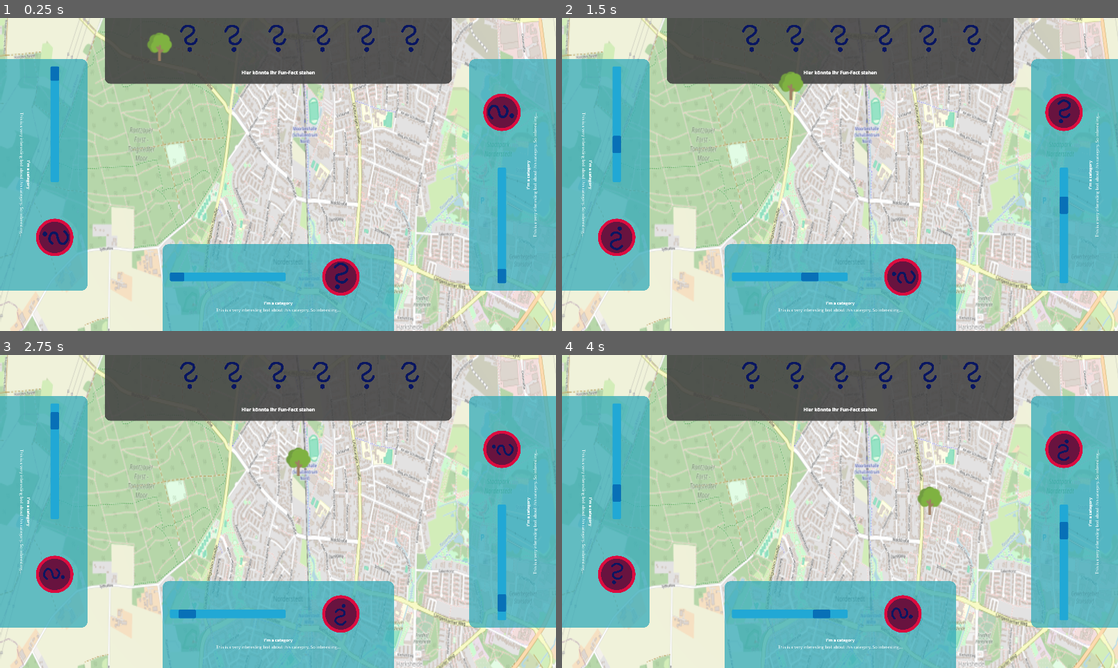
Above: before the commit, frames 1-4 (two rows, left to right).
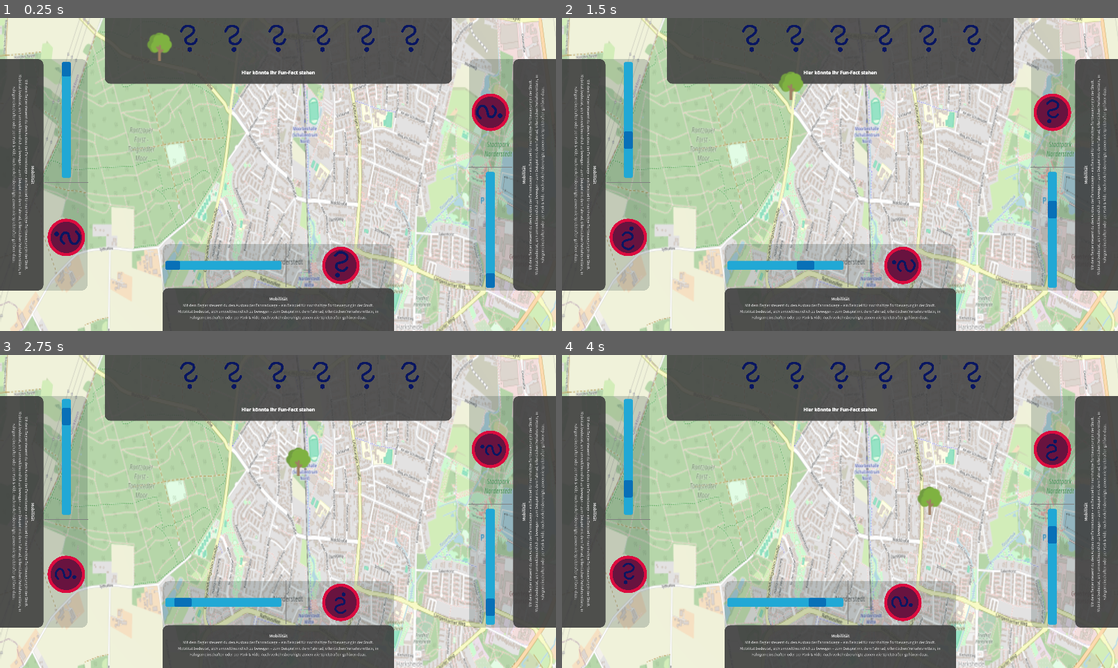
Above: after the commit, the same moments.

Repository: jlddorf/CrossInnovationClass25Norderstedt
Game: Godot game, scene res://scenes/map.tscn
The game is run twice, just before and just after one commit, with the same random seed, the same clock (stepped at 60 frames per second) and the same inputs.
Inputs (mouse positions are in pixels of both pictures, inside the frame that each line leads up to):
- Up to frame 1 (0.25 s): no input
- Up to frame 2 (1.5 s): click (901, 277) at 0.52 s; click (901, 277) at 1.27 s
- Up to frame 3 (2.75 s): click (339, 614) at 2.02 s
- Up to frame 4 (4 s): no input

The runs differ from the first frame. In frame 1, 34% of the frame differs, in the area x 0-100%, y 13-100%; in frame 2, 34%; in frame 3, 34%; in frame 4, 34%.

Commit message:
change font settings

Diff:
--- a/project.godot
+++ b/project.godot
@@ -33,6 +33,7 @@
 
 window/size/viewport_width=1920
 window/size/viewport_height=1080
+window/size/mode=3
 window/stretch/mode="viewport"
 window/stretch/aspect="expand"
 
--- a/ui/playerContainer.tscn
+++ b/ui/playerContainer.tscn
@@ -6,6 +6,11 @@
 [ext_resource type="Script" uid="uid://d2jkeiqffeqoy" path="res://ui/station_Button.gd" id="4_fysbn"]
 [ext_resource type="Theme" uid="uid://230ma3pcldq4" path="res://ui/ueTheme.tres" id="5_mcqbd"]
 [ext_resource type="Script" uid="uid://cewmmmceh1goa" path="res://ui/amountProgress.gd" id="6_mog01"]
+
+[sub_resource type="StyleBoxFlat" id="StyleBoxFlat_j2y57"]
+bg_color = Color(0.243137, 0.243137, 0.243137, 0.882353)
+corner_radius_top_left = 20
+corner_radius_top_right = 20
 
 [node name="PlayerContainer" type="MarginContainer"]
 size_flags_horizontal = 4
@@ -88,13 +93,30 @@
 stretch_mode = 0
 script = ExtResource("4_fysbn")
 
-[node name="RichTextLabel" type="RichTextLabel" parent="VBoxContainer/Panel/VBoxContainer"]
-custom_minimum_size = Vector2(500, 70)
+[node name="Panel" type="Panel" parent="VBoxContainer/Panel/VBoxContainer"]
+custom_minimum_size = Vector2(800, 150)
 layout_mode = 2
+theme_override_styles/panel = SubResource("StyleBoxFlat_j2y57")
+
+[node name="RichTextLabel" type="RichTextLabel" parent="VBoxContainer/Panel/VBoxContainer/Panel"]
+custom_minimum_size = Vector2(700, 100)
+layout_mode = 1
+anchors_preset = 8
+anchor_left = 0.5
+anchor_top = 0.5
+anchor_right = 0.5
+anchor_bottom = 0.5
+offset_left = -350.0
+offset_top = -50.0
+offset_right = 350.0
+offset_bottom = 50.0
+grow_horizontal = 2
+grow_vertical = 2
 size_flags_horizontal = 4
 size_flags_vertical = 4
+theme_override_font_sizes/normal_font_size = 14
 bbcode_enabled = true
-text = "[b]I'm a category[/b]
-This is a very interesting text about this category. So interesting..."
-fit_content = true
+text = "[b]Mobilität[/b]
+Mit dem Regler steuerst du den Ausbau der Fahrradwege – ein Beispiel für nachhaltige Fortbewegung in der Stadt.
+Mobilität bedeutet, sich umweltfreundlich zu bewegen – zum Beispiel mit dem Fahrrad, öffentlichen Verkehrsmitteln, in Fahrgemeinschaften oder per Park & Ride. Auch verkehrsberuhigte Zonen wie Spielstraßen gehören dazu."
 horizontal_alignment = 1
--- a/ui/player_container.gd
+++ b/ui/player_container.gd
@@ -5,6 +5,7 @@
 
 @onready var placed_amount_bar: AmountProgress = $VBoxContainer/Panel/VBoxContainer/HBoxContainer/MarginContainer2/PlacedAmountBar
 @onready var item_display: ItemDisplay = $VBoxContainer/Panel/VBoxContainer/HBoxContainer/MarginContainer/ItemDisplay
+
 
 func changeValue(target: float):
 	placed_amount_bar.changeValue(target)
--- a/ui/ueTheme.tres
+++ b/ui/ueTheme.tres
@@ -4,7 +4,7 @@
 [ext_resource type="FontFile" uid="uid://6w1dofqsbche" path="res://assets/fonts/SourceSans3-Regular.ttf" id="2_voggp"]
 
 [sub_resource type="StyleBoxFlat" id="StyleBoxFlat_1g1kk"]
-bg_color = Color(0.211765, 0.670588, 0.72549, 0.760784)
+bg_color = Color(0.0156863, 0.12549, 0.137255, 0.188235)
 corner_radius_top_left = 20
 corner_radius_top_right = 20
 
@@ -13,7 +13,6 @@
 content_margin_top = 2.0
 content_margin_right = 2.0
 content_margin_bottom = 2.0
-bg_color = Color(0.159013, 0.658932, 0.815731, 1)
 border_color = Color(0.992157, 0.0509804, 0.0509804, 1)
 corner_radius_top_left = 5
 corner_radius_top_right = 5
@@ -42,5 +41,6 @@
 PanelContainer/styles/panel = SubResource("StyleBoxFlat_l3qac")
 ProgressBar/styles/background = SubResource("StyleBoxFlat_vf0qk")
 ProgressBar/styles/fill = SubResource("StyleBoxFlat_voggp")
+RichTextLabel/colors/default_color = Color(0.82606, 0.82606, 0.82606, 1)
 RichTextLabel/fonts/bold_font = ExtResource("1_vf0qk")
 RichTextLabel/fonts/normal_font = ExtResource("2_voggp")
Not shown: 1 places in ui/playerContainer.tscn that only renumber resources
